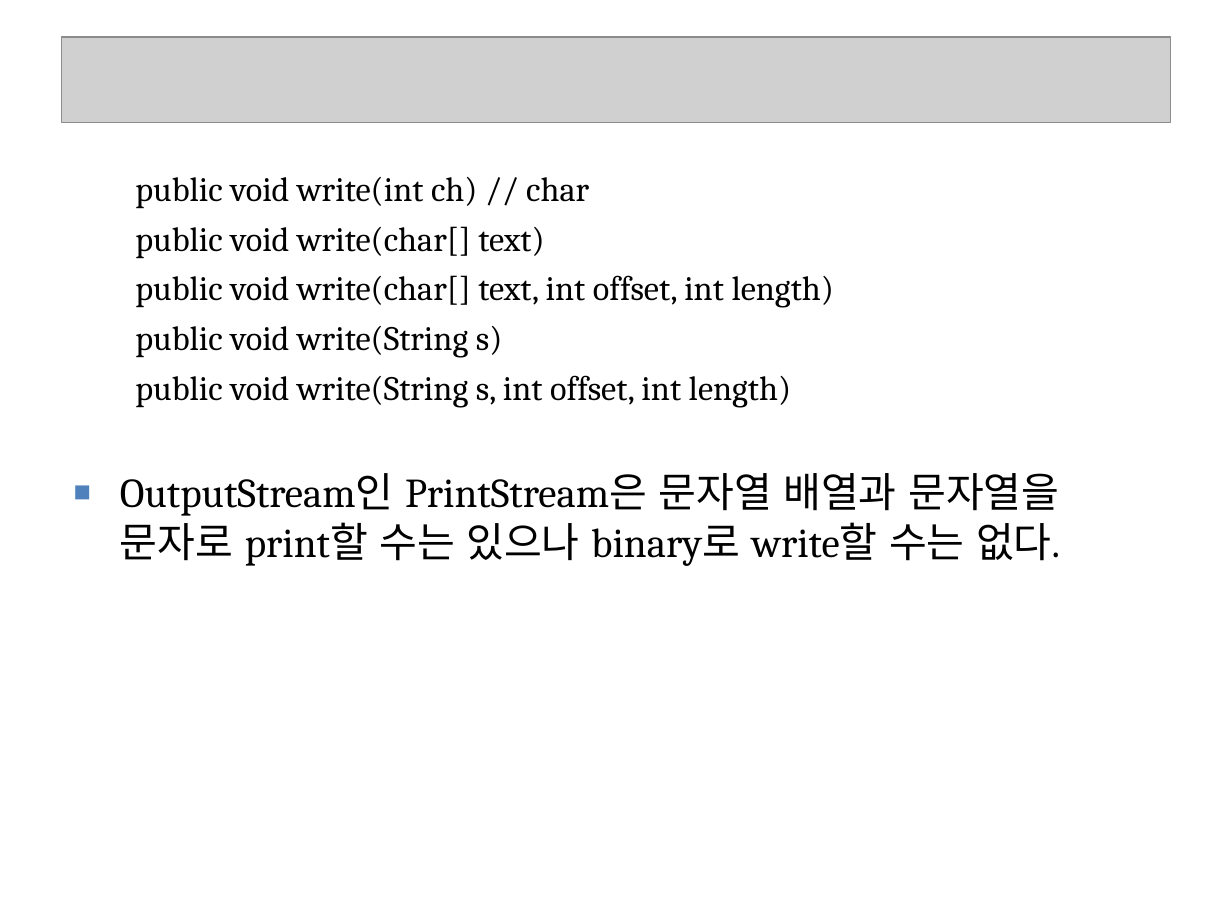
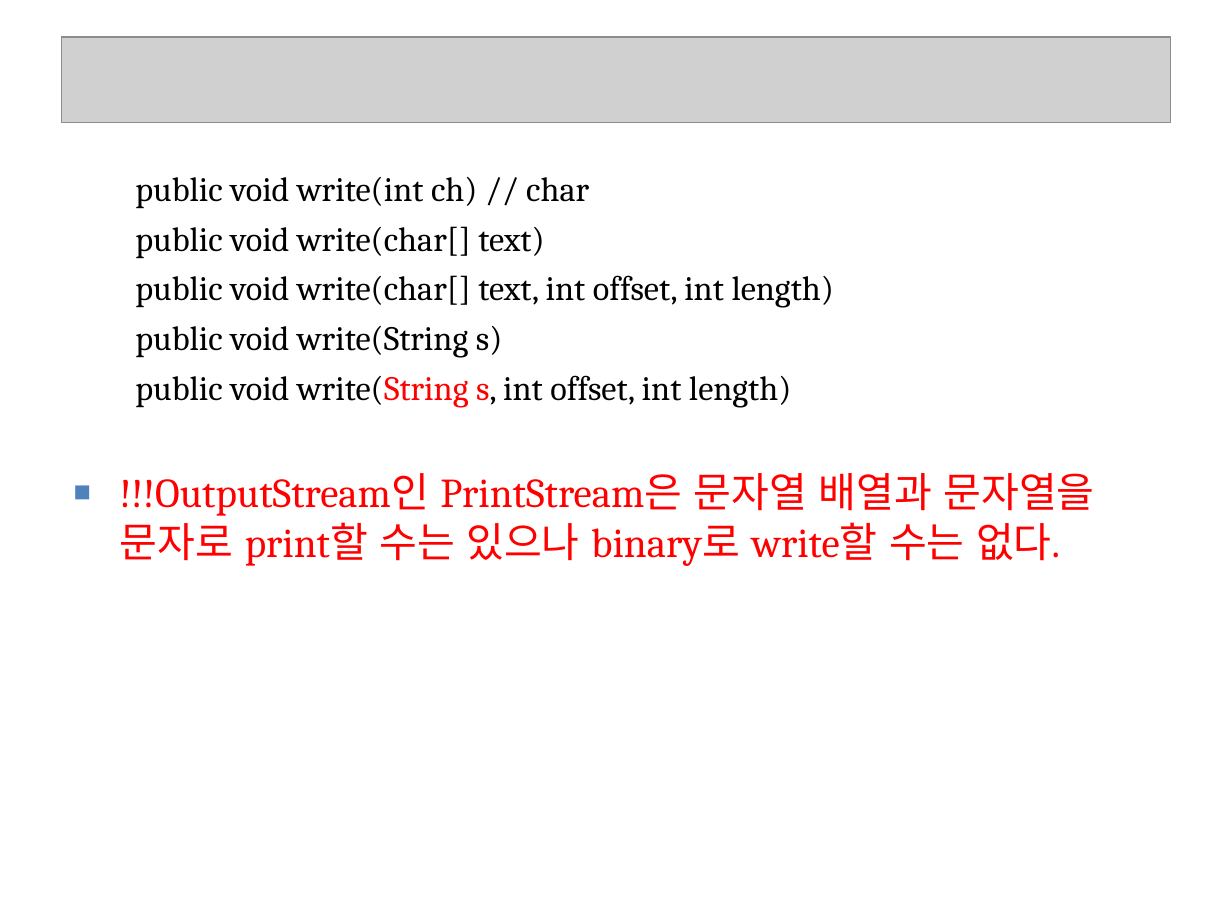
Before and after one commit to seleuchel/javaNetwork, a slide deck: slide 67 of ppt/528_chap02Streams4CharacterByteArray.ppt (slide 66 before the commit). Drawn at 1232x924 pixels with LibreOffice and Linux fonts; fonts in the diff are those of the drawing; grey boxes stand for pictures; background and template pictures are left out. Boxes give left, top, right and bottom in pixels: in the first picture for what was removed or moved away, otherwise in the second. Text is boxed around its words. In the diff, an @@ line names an element or a change of style, - is before the commit and + after.

```diff
--- a/ppt/528_chap02Streams4CharacterByteArray.ppt
+++ b/ppt/528_chap02Streams4CharacterByteArray.ppt
@@ text at <box>135,375,791,408</box>: text colour #000000 to #FF0000 in "write(String s," @@
@@ text at <box>120,473,1095,566</box>: text changed; text colour #000000 to #FF0000 @@
-■ OutputStream인 PrintStream은 문자열 배열과 문자열을 문자로 print할 수는 있으나 binary로 write할 수는 없다.
+■ !!!OutputStream인 PrintStream은 문자열 배열과 문자열을 문자로 print할 수는 있으나 binary로 write할 수는 없다.
```
Also in this commit, not shown: 24 other slides changed, 3 slides added, 2 slides removed, 7 other files.
